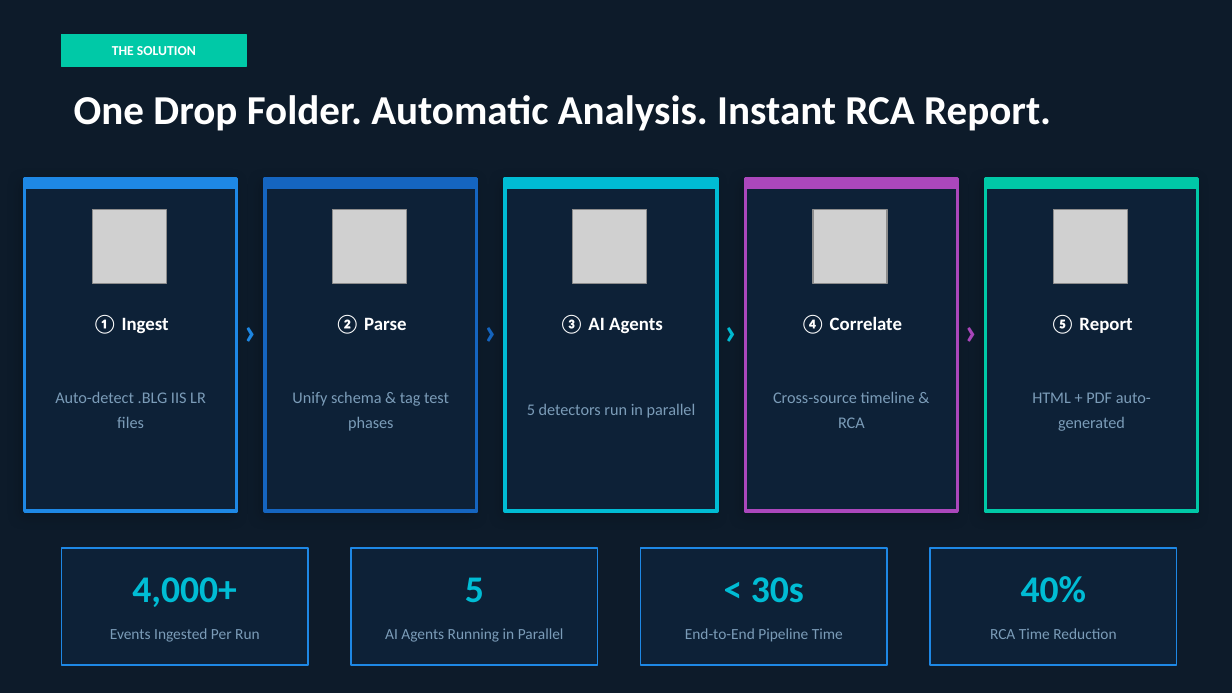
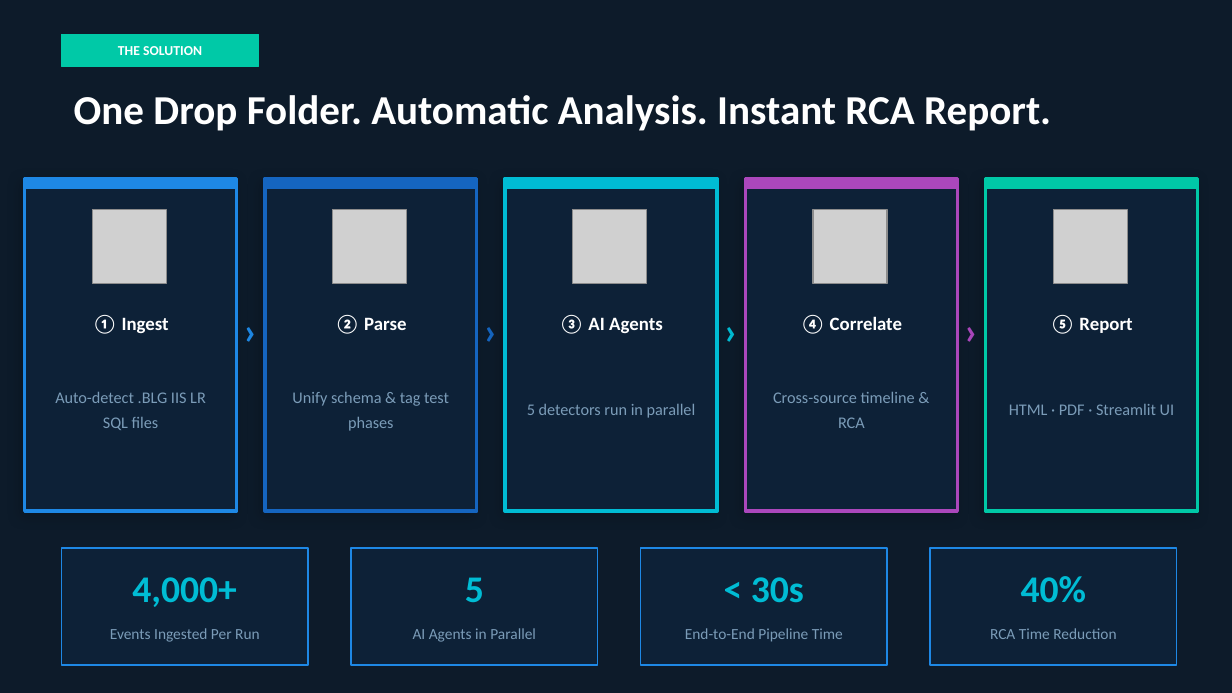
Before and after one commit to sharmp44/PT_AILog_Analyser, a slide deck: slide 3 of PT_AI_LogMining_Client_Deck.pptx. Drawn at 1232x693 pixels with LibreOffice and Linux fonts; fonts in the diff are those of the drawing; grey boxes stand for pictures. Boxes give left, top, right and bottom in pixels: in the first picture for what was removed or moved away, otherwise in the second. Text is boxed around its words. In the diff, an @@ line names an element or a change of style, - is before the commit and + after.

```diff
--- a/PT_AI_LogMining_Client_Deck.pptx
+++ b/PT_AI_LogMining_Client_Deck.pptx
@@ text "THE SOLUTION": place and size @@
-text "THE SOLUTION" at <box>112,46,196,55</box>
+text "THE SOLUTION" at <box>118,46,202,55</box>
@@ rectangle: place and size @@
-rectangle at <box>62,34,246,67</box>
+rectangle at <box>62,34,259,67</box>
@@ text at <box>55,392,206,430</box>: text changed @@
-Auto-detect .BLG IIS LR files
+Auto-detect .BLG IIS LR SQL files
@@ text at <box>1009,404,1174,415</box>: text changed @@
-HTML + PDF auto-generated
+HTML · PDF · Streamlit UI
@@ text at <box>413,628,536,642</box>: text changed @@
-AI Agents Running in Parallel
+AI Agents in Parallel
```
Also in this commit, not shown: 8 other slides changed, 1 slide added, 1 slide removed, 10 other files.
